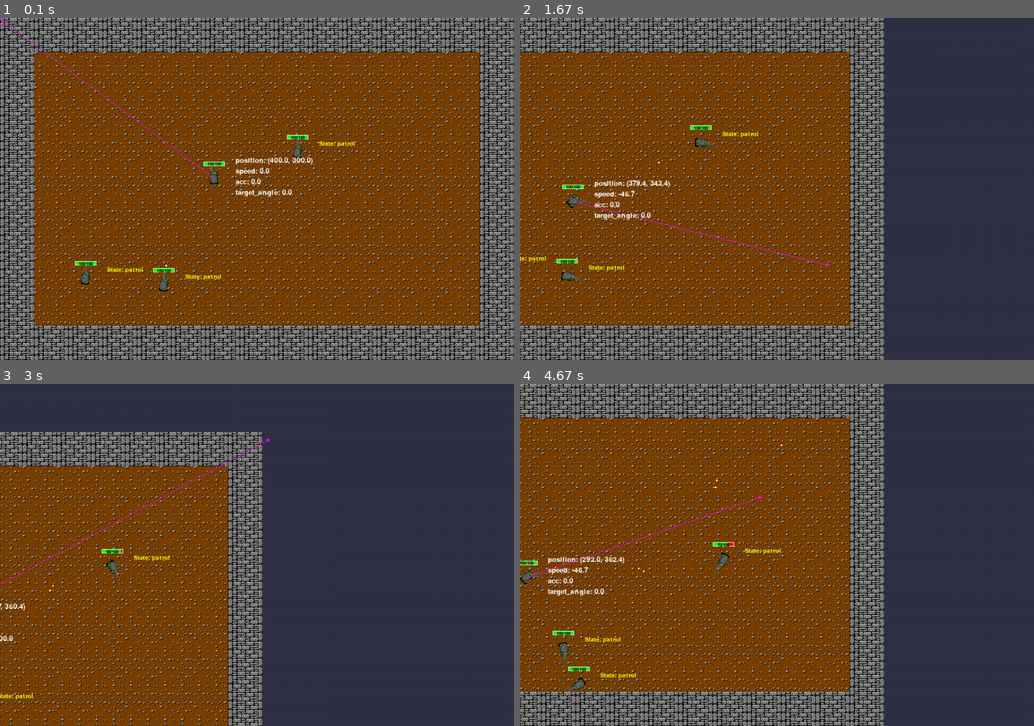
Above: before the commit, frames 1-4 (two rows, left to right).
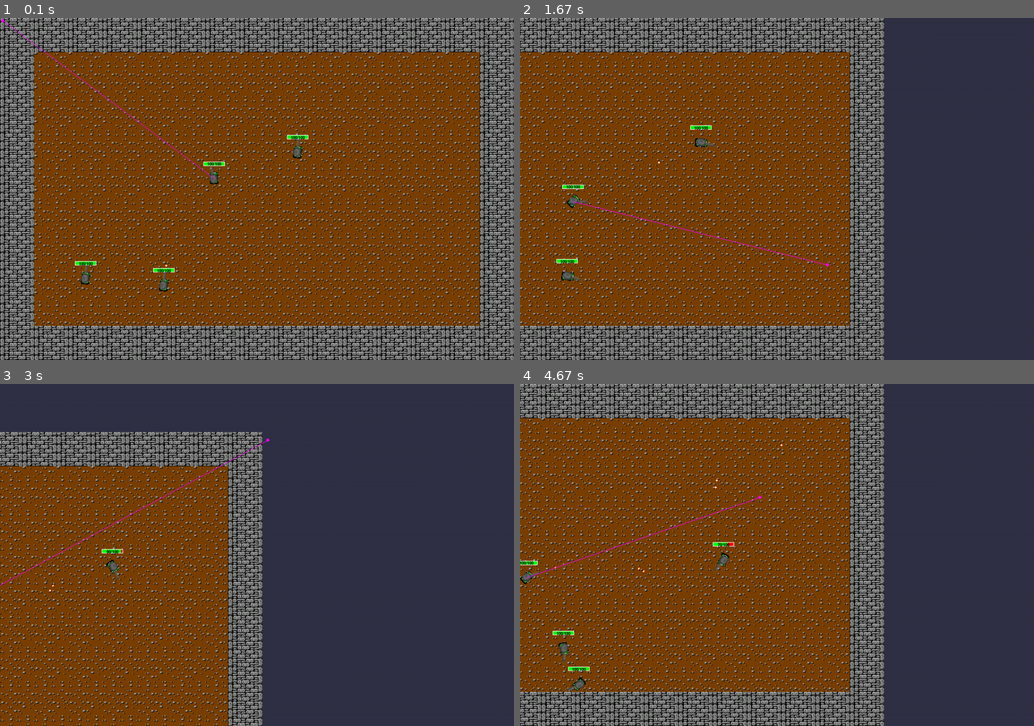
Above: after the commit, the same moments.

Repository: notwuyazui/Jackal
Game: pygame game, started from test.py
Two runs of this game, one before a commit and one after it. Both use one fixed random seed, a clock stepped at 60 frames per second and the inputs below.
Inputs (mouse positions are in pixels of both pictures, inside the frame that each line leads up to):
- Up to frame 1 (0.1 s): no input
- Up to frame 2 (1.67 s): hold S 0.33-0.8 s; hold Right 0.33-0.8 s; move the mouse to (756, 202) at 0.37 s; hold P 0.83-1.3 s; hold Right 0.83-1.3 s; hold D 0.83-1.3 s; move the mouse to (941, 178) at 0.87 s; click (828, 264) at 1.38 s
- Up to frame 3 (3 s): tap C at 1.67, 2.15 s; hold Right 2-2.47 s; hold D 2-2.47 s; tap Space at 2.07, 2.37, 2.57, 2.9 s; click (334, 435) at 2.08 s; hold Up 2.5-2.8 s; hold W 2.5-2.8 s; click (318, 585) at 2.58 s; hold Right from 2.83 s (still down); hold D from 2.83 s (still down); click (267, 438) at 2.92 s
- Up to frame 4 (4.67 s): tap Space at 3.2, 3.4, 3.7, 3.97, 4.3, 4.6 s; release Right at 3.3 s; release D at 3.3 s; hold Left 3.33-3.87 s; hold A 3.33-3.87 s; click (591, 544) at 3.42 s; tap C at 3.48 s; hold Down 3.9-4.2 s; hold S 3.9-4.2 s; click (782, 589) at 3.98 s; hold Left 4.23-4.63 s; hold A 4.23-4.63 s; click (761, 496) at 4.32 s

The runs differ from the first frame. In frame 1, 0.6% of the frame differs, in the area x 20-70%, y 36-77%; in frame 2, 0.6%; in frame 3, 0.2%; in frame 4, 0.6%, in the area x 5-51%, y 48-87%.

Commit message:
添加子弹管理器,修复一些错误

Diff:
--- a/Bullet/BaseBullet.py
+++ b/Bullet/BaseBullet.py
@@ -39,27 +39,25 @@
         self.image_path: Optional[str] = bullet_image_path
         self.image: Optional[pygame.Surface] = load_image(bullet_image_path) if bullet_image_path else None
 
-        # 尺寸和碰撞
         if size == (0.0, 0.0) and self.image:
             self.size: Tuple[float, float] = self.image.get_size()
         else:
             self.size = size
 
         # 弹道属性
-        self.max_lifetime: float = lifetime
+        self.max_lifetime: float = lifetime                                                 # 射程
         self.speed_rate: float = speed_rate
         self.damage_rate: float = damage_rate
-        self.penetration: List[float] = penetration if penetration else [1.0, 1.0, 1.0]
-
-        # 计算基础值
-        self.speed: float = BULLET_SPEED * self.speed_rate
-        self.base_damage: float = BULLET_DAMAGE * self.damage_rate
-
-        # 爆炸属性
-        self.is_explosive: bool = is_explosive
-        self.explosion_radius: float = explosion_radius
-        self.explosion_damage_rate: float = explosion_damage_rate
-        self.explosion_image_path: Optional[str] = explosion_image_path
+        self.penetration: List[float] = penetration if penetration else [1.0, 1.0, 1.0]     # 对不同护甲的伤害
+
+        self.speed: float = BULLET_SPEED * self.speed_rate                                  # 速度
+        self.base_damage: float = BULLET_DAMAGE * self.damage_rate                          # 基础伤害
+
+        # 爆炸
+        self.is_explosive: bool = is_explosive                                              # 是否为爆炸弹
+        self.explosion_radius: float = explosion_radius                                     # 爆炸半径
+        self.explosion_damage_rate: float = explosion_damage_rate                           # 爆炸伤害
+        self.explosion_image_path: Optional[str] = explosion_image_path                     # 爆炸效果图像路径
         self.explosion_image: Optional[pygame.Surface] = None
         if explosion_image_path:
             self.explosion_image = load_image(explosion_image_path)
@@ -116,14 +114,6 @@
     def update(self, delta_time: float, units: List[Any], obstacles: List[pygame.Rect]) -> bool:
         """
         更新子弹状态
-
-        Args:
-            delta_time: 时间增量
-            units: 所有单位列表
-            obstacles: 障碍物列表
-
-        Returns:
-            bool: 子弹是否仍然活跃
         """
         if not self.is_active:
             return False
@@ -138,15 +128,12 @@
             self.is_active = False
             return False
 
-        # 保存旧位置用于碰撞检测
         old_position = self.position
 
-        # 更新位置
         dx = self.velocity[0] * delta_time
         dy = self.velocity[1] * delta_time
         self.position = (self.position[0] + dx, self.position[1] + dy)
 
-        # 更新碰撞箱
         self._update_bounding_box()
 
         # 更新已飞行距离
@@ -274,12 +261,6 @@
     def apply_explosion_damage(self, units: List[Any]) -> Dict[int, float]:
         """
         应用爆炸伤害到范围内的单位
-
-        Args:
-            units: 所有单位列表
-
-        Returns:
-            Dict[int, float]: 单位ID到伤害值的映射
         """
         if not self.has_exploded or not self.is_explosive:
             return {}
@@ -288,29 +269,23 @@
         explosion_center = self.position
 
         for unit in units:
-            # 跳过无效单位
-            if not hasattr(unit, 'is_alive') or not unit.is_alive:
+            if not unit.is_alive:
                 continue
 
-            # 跳过友军（爆炸可能伤害友军，根据游戏设计决定）
-            if hasattr(unit, 'team') and unit.team == self.shooter_team:
+            if unit.team == self.shooter_team:
                 continue
 
             # 检查单位是否在爆炸范围内
-            if hasattr(unit, 'position'):
-                dx = unit.position[0] - explosion_center[0]
-                dy = unit.position[1] - explosion_center[1]
-                distance = math.sqrt(dx**2 + dy**2)
-
-                if distance <= self.explosion_radius:
-                    # 计算伤害（距离越近伤害越高）
-                    distance_factor = 1.0 - (distance / self.explosion_radius)
-                    damage = self.base_damage * self.explosion_damage_rate * distance_factor
-
-                    # 应用伤害
-                    if hasattr(unit, 'take_damage'):
-                        actual_damage = unit.take_damage(damage)
-                        damage_map[unit.id] = actual_damage
+            dx = unit.position[0] - explosion_center[0]
+            dy = unit.position[1] - explosion_center[1]
+            distance = math.sqrt(dx**2 + dy**2)
+
+            if distance <= self.explosion_radius:
+                distance_factor = 1.0 - (distance / self.explosion_radius)
+                damage = self.base_damage * self.explosion_damage_rate * distance_factor
+
+                actual_damage = unit.take_damage(damage)
+                damage_map[unit.id] = actual_damage
 
         return damage_map
 
@@ -333,7 +308,7 @@
                 surface.blit(self.image, image_rect)
 
         # 调试绘制：爆炸范围
-        if self.has_exploded and self.is_explosive and DEBUG_MODE:
+        if self.has_exploded and self.is_explosive and (DEBUG_MODE or DRAW_BULLET_EXPLOSION_RANGE):
             pygame.draw.circle(
                 surface,
                 (255, 100, 100, 128),  # 半透明红色
@@ -343,7 +318,7 @@
             )
 
         # 调试绘制：碰撞箱
-        if DEBUG_MODE and self.bounding_box:
+        if (DEBUG_MODE or DRAW_BULLET_BOUNDING_BOX) and self.bounding_box:
             debug_rect = pygame.Rect(
                 self.bounding_box.x - camera_offset[0],
                 self.bounding_box.y - camera_offset[1],
--- /dev/null
+++ b/Bullet/BulletManager.py
@@ -0,0 +1,52 @@
+"""子弹管理器，负责管理所有子弹的更新和绘制"""
+from Unit.Tank.Tank import *
+from Map.Map import *
+from GameMode import *
+from Bullet.NormalShell.NormalShell import *
+from Unit.EnemyAI import *
+
+class BulletManager:
+
+    def __init__(self):
+        self.bullets = []  # 存储所有活跃的子弹
+        self.to_remove = []  # 存储待移除的子弹
+
+    def add_bullet(self, bullet):
+        if bullet:
+            self.bullets.append(bullet)
+            if BULLET_INFO_TEXT or DEBUG_MODE:
+                print(f"子弹发射: ID={bullet.id}, 位置={bullet.position}")
+
+    def update(self, delta_time, units, obstacles):
+        self.to_remove.clear()
+
+        for bullet in self.bullets:
+            # 更新子弹状态
+            if not bullet.update(delta_time, units, obstacles):
+                # 子弹不再活跃，标记为待移除
+                if bullet in self.bullets and bullet not in self.to_remove:
+                    self.to_remove.append(bullet)
+
+            # 如果子弹爆炸了，应用爆炸伤害
+            if bullet.has_exploded and bullet.is_explosive:
+                bullet.apply_explosion_damage(units)
+
+        # 移除不再活跃的子弹
+        for bullet in self.to_remove:
+            if bullet in self.bullets:
+                self.bullets.remove(bullet)
+                if BULLET_INFO_TEXT or DEBUG_MODE:
+                    print(f"子弹移除: ID={bullet.id}")
+
+    def draw(self, surface, camera_offset):
+        """绘制所有子弹"""
+        for bullet in self.bullets:
+            bullet.draw(surface, camera_offset)
+
+    def get_active_count(self):
+        """获取活跃子弹数量"""
+        return len([b for b in self.bullets if b.is_active])
+
+    def clear(self):
+        """清空所有子弹"""
+        self.bullets.clear()
--- a/Bullet/NormalShell/NormalShell.py
+++ b/Bullet/NormalShell/NormalShell.py
@@ -1,10 +1,8 @@
 '''
     普通炮弹
 '''
-
-import pygame
 from Bullet.BaseBullet import BaseBullet
-from typing import List, Tuple, Optional, Dict, Any
+from typing import Tuple
 from Parameter import *
 
 class NormalShell(BaseBullet):
@@ -17,11 +15,11 @@
 
         # 普通炮弹属性
         bullet_image_path = "Bullet/NormalShell/normalshell.png"
-        size = (8, 8)  # 小尺寸
-        lifetime = 2.0  # 2秒生命期
-        speed_rate = 1.0  # 基础速度
-        damage_rate = 1.0  # 基础伤害
-        penetration = [1.2, 1.0, 0.8]  # 对轻甲120%，中甲100%，重甲80%
+        size = (8, 8)
+        lifetime = 2.0
+        speed_rate = 1.0
+        damage_rate = 1.0
+        penetration = [1.2, 1.0, 0.8]
 
         super().__init__(
             projectile_id=projectile_id,
--- a/Bullet/RocketShell/RocketShell.py
+++ b/Bullet/RocketShell/RocketShell.py
@@ -15,19 +15,18 @@
                  position: Tuple[float, float] = (0.0, 0.0),
                  velocity_direction: Tuple[float, float] = (1.0, 0.0)):
 
-        # 火箭弹属性
-        bullet_image_path = None  # 可以使用默认图像或指定路径
-        size = (12, 12)  # 稍大尺寸
-        lifetime = 1.5  # 1.5秒生命期
-        speed_rate = 0.8  # 速度稍慢
-        damage_rate = 1.5  # 基础伤害更高
-        penetration = [0.8, 1.0, 1.2]  # 对重甲效果更好
+        bullet_image_path = None
+        size = (12, 12)
+        lifetime = 1.5
+        speed_rate = 0.8
+        damage_rate = 1.5
+        penetration = [0.8, 1.0, 1.2]
 
         # 爆炸属性
         is_explosive = True
-        explosion_radius = 60.0  # 爆炸半径
-        explosion_damage_rate = 0.8  # 爆炸伤害系数
-        explosion_image_path = None  # 可以指定爆炸效果图像路径
+        explosion_radius = 60.0
+        explosion_damage_rate = 0.8
+        explosion_image_path = None
 
         super().__init__(
             projectile_id=projectile_id,
--- a/GameMode.py
+++ b/GameMode.py
@@ -6,9 +6,11 @@
 
 DRAW_HEALTH_BAR = True              # 绘制坦克血条
 DRAW_MOUSE_TARGET_LINE = True       # 绘制鼠标瞄准线
-DRAW_STATUS_MESSAGE = True          # 绘制单位状态信息
-DRAW_ENEMY_STATE_MESSAGE = True     # 绘制敌方坦克状态信息
+DRAW_STATUS_MESSAGE = False         # 绘制单位状态信息
+DRAW_ENEMY_STATE_MESSAGE = False    # 绘制敌方坦克状态信息
 DRAW_ENEMY_SEE_LINE = False         # 绘制敌方坦克视野线
+DRAW_BULLET_EXPLOSION_RANGE = False # 绘制子弹爆炸范围
+DRAW_BULLET_BOUNDING_BOX = False    # 绘制子弹碰撞箱
 
 BULLET_INFO_TEXT = False            # 增加子弹发射和移除时的文本提示
 ENEMY_STATE_TEXT = False            # 增加敌方坦克状态信息文本提示
--- a/Map/saved/test_map.txt
+++ b/Map/saved/test_map.txt
@@ -1,12 +1,12 @@
 xxxxxxxxxxxxxxxxxxx
+xoooooooooooooooxox
+xoooooooooooooooxox
+xooooooooooooooooox
 xoooooooooooooooxxx
-xooxxxxxxxxxxoooxxx
-xooxxxoooxxoooooxxx
-xoooooooooooooooxxx
-xooxxxxxxxxxxoooxxx
+xooxooxoooooooooxxx
 xooooxoooxxoooooxxx
 xxxoooooooooooooxxx
-xooxxxxxxxxxxoooxxx
-xooxxxoooxxoooooxxx
+xooooxoooooxxoooxxx
+xooooxooooxoooooxxx
 xoooooooooooooooxxx
 xxxxxxxxxxxxxxxxxxx
--- a/Parameter.py
+++ b/Parameter.py
@@ -19,8 +19,8 @@
 BULLET_SPEED = 500.0        # 子弹的基础速度
 BULLET_DAMAGE = 10          # 子弹的基础伤害
 
-UNIT_DIAGONAL_SPEED = UNIT_SPEED / np.sqrt(2)       # 单位对角线速度
-BULLET_DIAGONAL_SPEED = BULLET_SPEED / np.sqrt(2)   # 子弹对角线速度
+# UNIT_DIAGONAL_SPEED = UNIT_SPEED / np.sqrt(2)       # 单位对角线速度
+# BULLET_DIAGONAL_SPEED = BULLET_SPEED / np.sqrt(2)   # 子弹对角线速度
 
 
 class ArmorType(enum.Enum):     # 单位护甲类型
--- a/Unit/Tank/Tank.py
+++ b/Unit/Tank/Tank.py
@@ -44,3 +44,8 @@
     tank = Tank(unit_id, unit_team)
     tank.position = position
     return tank
+
+def create_enemy_tank(unit_id, position=(0, 0)):
+    enemy = Tank(unit_id, Team.ENEMY)
+    enemy.position = position
+    return enemy
--- a/test_tank2.py
+++ b/test.py
@@ -6,7 +6,8 @@
 from Unit.Tank.Tank import *
 from Map.Map import *
 from GameMode import *
-from Bullet.NormalShell.NormalShell import NormalShell  # 导入普通炮弹
+from Bullet.NormalShell.NormalShell import *
+from Bullet.BulletManager import *
 from Unit.EnemyAI import *
 
 def draw_debug_info(surface, tank, camera_offset, mouse_pos):
@@ -58,69 +59,16 @@
                                             tank.position[1] - camera_offset[1]),
                                         1)
 
-class BulletManager:
-    """子弹管理器，负责管理所有子弹的更新和绘制"""
-
-    def __init__(self):
-        self.bullets = []  # 存储所有活跃的子弹
-        self.to_remove = []  # 存储待移除的子弹
-
-    def add_bullet(self, bullet):
-        """添加新子弹"""
-        if bullet:
-            self.bullets.append(bullet)
-            if BULLET_INFO_TEXT or DEBUG_MODE:
-                print(f"子弹发射: ID={bullet.id}, 位置={bullet.position}")
-
-    def update(self, delta_time, units, obstacles):
-        """更新所有子弹"""
-        self.to_remove.clear()
-
-        for bullet in self.bullets:
-            # 更新子弹状态
-            if not bullet.update(delta_time, units, obstacles):
-                # 子弹不再活跃，标记为待移除
-                if bullet in self.bullets and bullet not in self.to_remove:
-                    self.to_remove.append(bullet)
-
-            # 如果子弹爆炸了，应用爆炸伤害
-            if bullet.has_exploded and bullet.is_explosive:
-                bullet.apply_explosion_damage(units)
-
-        # 移除不再活跃的子弹
-        for bullet in self.to_remove:
-            if bullet in self.bullets:
-                self.bullets.remove(bullet)
-                if BULLET_INFO_TEXT or DEBUG_MODE:
-                    print(f"子弹移除: ID={bullet.id}")
-
-    def draw(self, surface, camera_offset):
-        """绘制所有子弹"""
-        for bullet in self.bullets:
-            bullet.draw(surface, camera_offset)
-
-    def get_active_count(self):
-        """获取活跃子弹数量"""
-        return len([b for b in self.bullets if b.is_active])
-
-    def clear(self):
-        """清空所有子弹"""
-        self.bullets.clear()
-
-
-
-def create_enemy_tank(unit_id, position=(0, 0)):
-    """创建敌方坦克"""
-    enemy = Tank(unit_id, Team.ENEMY)
-    enemy.position = position
-    return enemy
+
+
+
 
 if __name__ == "__main__":
     pygame.init()
 
     screen_width, screen_height = 960, 640
     screen = pygame.display.set_mode((screen_width, screen_height))
-    pygame.display.set_caption("坦克对战测试 - 敌方AI攻击")
+    pygame.display.set_caption("test")
     clock = pygame.time.Clock()
 
     # 字体设置
@@ -141,27 +89,19 @@
     if font is None:
         font = pygame.font.Font(None, 24)  # 使用默认字体
 
-    # 创建地图
-    game_map = create_border_map(width=15, height=10)
-
-    # 创建玩家坦克
+    game_map = create_border_map()
     tank = create_tank(1, Team.PLAYER, position=(400, 300))
-
-    # 创建子弹管理器
     bullet_manager = BulletManager()
-
-    # 创建敌方坦克和AI控制器
     enemies = []
     enemy_ais = []
 
     for i in range(3):
-        # 为每个敌人随机生成位置，确保不重叠
+        # 为每个敌人随机生成位置
         enemy_x = random.randint(100, 700)
         enemy_y = random.randint(100, 500)
         enemy = create_enemy_tank(100 + i, position=(enemy_x, enemy_y))
         enemies.append(enemy)
 
-        # 为每个敌人创建AI控制器
         ai = EnemyAI(enemy, tank, bullet_manager, game_map.obstacles)
         enemy_ais.append(ai)
 
@@ -218,7 +158,7 @@
                 elif event.key == pygame.K_F1:
                     debug_mode = not debug_mode
                 elif event.key == pygame.K_p:
-                    tank.save()
+                    game_map.save()
                 elif event.key == pygame.K_SPACE:
                     # 空格键发射子弹（备用）
                     bullet = tank.fire(NormalShell)
@@ -266,9 +206,8 @@
         if keys[pygame.K_DOWN]:
             camera_offset[1] += camera_speed
 
-        # 鼠标左键发射子弹（有冷却时间）
+        # 鼠标左键发射子弹
         if mouse_left_pressed and fire_cooldown <= 0:
-            # 发射子弹
             bullet = tank.fire(NormalShell)
             if bullet:
                 bullet_manager.add_bullet(bullet)
@@ -284,37 +223,24 @@
         mouse_pos = pygame.mouse.get_pos()
         tank.set_turret_target_to_mouse(mouse_pos, camera_offset)
 
-        # 更新玩家坦克
+        # 更新坦克、子弹
         tank.update(delta_time, game_map.obstacles)
-
-        # 更新敌方坦克AI
         for ai in enemy_ais:
             ai.update(delta_time)
-
-        # 更新所有子弹
         all_units = [tank] + enemies
         bullet_manager.update(delta_time, all_units, game_map.obstacles)
 
-        # 绘制
+        # 绘制地图、单位和子弹
         screen.fill((50, 50, 70))
-
-        # 绘制地图
         game_map.draw(screen, camera_offset)
-
-        # 绘制所有单位
         for enemy in enemies:
             if enemy.is_alive:
                 enemy.draw(screen, camera_offset)
         tank.draw(screen, camera_offset)
-
-        # 绘制所有子弹
         bullet_manager.draw(screen, camera_offset)
 
-        # 在调试模式下绘制视线和状态
         if True:
             draw_debug_info(screen, tank, camera_offset, mouse_pos)
-
-
 
         # 显示游戏状态
         if not tank.is_alive:
--- a/test_map.py
+++ /dev/null
@@ -1,67 +0,0 @@
-from Unit.Tank.Tank import *
-from Map.Map import *
-
-pygame.init()
-clock = pygame.time.Clock()
-screen = pygame.display.set_mode((800, 600))
-
-map_data = [
-    "oooxxxoooxxoo",
-    "ooooooooooooo",
-    "oooxxxxxxxxxx",
-    "oooxxxoooxxoo",
-    "xxxoooooooooo",
-    "oooxxxxxxxxxx",
-    "oooxxxoooxxoo",
-    "ooooooooooooo",
-    "oooxxxxxxxxxx",
-    "oooxxxoooxxoo",
-    "ooooooooooooo",
-    "oooxxxxxxxxxx"
-]
-game_map = GameMap(map_data, tile_size=64)
-game_map.draw(screen)
-
-running = True
-camera_x, camera_y = 0, 0
-move_speed = 5
-
-while running:
-    for event in pygame.event.get():
-        if event.type == pygame.QUIT:
-            running = False
-        elif event.type == pygame.KEYDOWN:
-            if event.key == pygame.K_ESCAPE:
-                running = False
-            elif event.key == pygame.K_s:
-                # 保存地图
-                game_map.save()
-            elif event.key == pygame.K_d:
-                # 切换调试显示
-                game_map.debug_draw = not getattr(game_map, 'debug_draw', False)
-
-    # 相机移动（用箭头键）
-    keys = pygame.key.get_pressed()
-    if keys[pygame.K_LEFT]:
-        camera_x -= move_speed
-    if keys[pygame.K_RIGHT]:
-        camera_x += move_speed
-    if keys[pygame.K_UP]:
-        camera_y -= move_speed
-    if keys[pygame.K_DOWN]:
-        camera_y += move_speed
-
-    # 绘制
-    screen.fill((50, 50, 50))  # 灰色背景
-    game_map.draw(screen, (camera_x, camera_y))
-
-    # 绘制信息
-    font = pygame.font.Font(None, 24)
-    info_text = f"相机位置: ({camera_x}, {camera_y}) | 箭头键移动相机 | S保存地图 | D切换调试"
-    text_surface = font.render(info_text, True, (255, 255, 255))
-    screen.blit(text_surface, (10, 10))
-
-    pygame.display.flip()
-    clock.tick(60)
-
-pygame.quit()
--- a/test_tank.py
+++ /dev/null
@@ -1,154 +0,0 @@
-import pygame
-import math
-import sys
-import os
-from Unit.Tank.Tank import *
-from Map.Map import *
-from GameMode import *
-
-def draw_debug_info(surface, tank, camera_offset, mouse_pos):
-    debug_font = pygame.font.Font(None, 20)
-
-    # 坦克中心点
-    screen_x = tank.position[0] - camera_offset[0]
-    screen_y = tank.position[1] - camera_offset[1]
-
-    # 鼠标目标线
-    world_mouse_x = mouse_pos[0] + camera_offset[0]
-    world_mouse_y = mouse_pos[1] + camera_offset[1]
-    screen_mouse_x = world_mouse_x - camera_offset[0]
-    screen_mouse_y = world_mouse_y - camera_offset[1]
-    if DRAW_MOUSE_TARGET_LINE or DEBUG_MODE:
-        pygame.draw.line(surface, (255, 0, 255), (screen_x, screen_y), (screen_mouse_x, screen_mouse_y), 1)
-        pygame.draw.circle(surface, (255, 0, 255), (int(screen_mouse_x), int(screen_mouse_y)), 3)
-
-    if DRAW_STATUS_MESSAGE or DEBUG_MODE:
-        debug_text = [
-            f"position: ({tank.position[0]:.1f}, {tank.position[1]:.1f})",
-            f"speed: {tank.speed:.1f}",
-            f"acc: {tank.acceleration:.1f}",
-            f"target_angle: {tank.angular_speed:.1f}",
-        ]
-        for i, text in enumerate(debug_text):
-            text_surface = debug_font.render(text, True, (255, 255, 255))
-            surface.blit(text_surface, (screen_x + 40, screen_y - 40 + i * 20))
-
-if __name__ == "__main__":
-    pygame.init()
-
-    screen_width, screen_height = 960, 640
-    screen = pygame.display.set_mode((screen_width, screen_height))
-    clock = pygame.time.Clock()
-
-    font_paths = [
-        "C:/Windows/Fonts/simhei.ttf",  # 黑体
-        "C:/Windows/Fonts/simsun.ttc",  # 宋体
-        "C:/Windows/Fonts/msyh.ttc",    # 微软雅黑
-    ]
-
-    font = None
-    for path in font_paths:
-        try:
-            font = pygame.font.Font(path, 24)
-            break
-        except:
-            continue
-
-    # map_data = [
-    #     "xxxxxxxxxxxxxxxxxxx",
-    #     "xoooooooooooooooxxx",
-    #     "xooxxxxxxxxxxoooxxx",
-    #     "xooxxxoooxxoooooxxx",
-    #     "xoooooooooooooooxxx",
-    #     "xooxxxxxxxxxxoooxxx",
-    #     "xooooxoooxxoooooxxx",
-    #     "xxxoooooooooooooxxx",
-    #     "xooxxxxxxxxxxoooxxx",
-    #     "xooxxxoooxxoooooxxx",
-    #     "xoooooooooooooooxxx",
-    #     "xxxxxxxxxxxxxxxxxxx"
-    # ]
-
-    # game_map = GameMap(map_data, tile_size=64)
-    game_map = create_random_map()
-
-    tank = create_tank(1, Team.PLAYER, position=(400, 300))
-
-    # 相机偏移
-    camera_offset = [0, 0]
-    camera_speed = 5
-
-    # 控制状态
-    moving_forward = False
-    moving_backward = False
-    turning_left = False
-    turning_right = False
-
-    debug_mode = DEBUG_MODE
-
-    running = True
-    while running:
-        delta_time = clock.tick(60) / 1000.0
-
-        for event in pygame.event.get():
-            if event.type == pygame.QUIT:
-                running = False
-
-            elif event.type == pygame.KEYDOWN:
-                if event.key == pygame.K_ESCAPE:
-                    running = False
-                elif event.key == pygame.K_w:
-                    moving_forward = True
-                elif event.key == pygame.K_s:
-                    moving_backward = True
-                elif event.key == pygame.K_a:
-                    turning_left = True
-                elif event.key == pygame.K_d:
-                    turning_right = True
-                elif event.key == pygame.K_F1:
-                    debug_mode = not debug_mode
-                elif keys[pygame.K_p]:
-                    tank.save()
-
-            elif event.type == pygame.KEYUP:
-                if event.key == pygame.K_w:
-                    moving_forward = False
-                elif event.key == pygame.K_s:
-                    moving_backward = False
-                elif event.key == pygame.K_a:
-                    turning_left = False
-                elif event.key == pygame.K_d:
-                    turning_right = False
-
-        # 处理相机移动
-        keys = pygame.key.get_pressed()
-        if keys[pygame.K_LEFT]:
-            camera_offset[0] -= camera_speed
-        if keys[pygame.K_RIGHT]:
-            camera_offset[0] += camera_speed
-        if keys[pygame.K_UP]:
-            camera_offset[1] -= camera_speed
-        if keys[pygame.K_DOWN]:
-            camera_offset[1] += camera_speed
-
-        # 坦克的状态更新
-        tank.set_movement(forward=moving_forward, backward=moving_backward)
-        tank.set_turning(left=turning_left, right=turning_right)
-
-        # 炮塔指向鼠标
-        mouse_pos = pygame.mouse.get_pos()
-        tank.set_turret_target_to_mouse(mouse_pos, camera_offset)
-
-        tank.update(delta_time, game_map.obstacles)
-
-        screen.fill((50, 50, 70))
-
-        game_map.draw(screen, camera_offset)
-        tank.draw(screen, camera_offset)
-
-        draw_debug_info(screen, tank, camera_offset, mouse_pos)
-
-        pygame.display.flip()
-
-    pygame.quit()
-    sys.exit()
--- a/utils.py
+++ b/utils.py
@@ -59,17 +59,14 @@
         self.methods = {}
 
     def __call__(self, func):
-        """用作装饰器"""
         self.methods[func.__name__] = func
         func._group = self.group_name
         return func
 
     def get_method_names(self):
-        """获取组内所有方法名"""
         return list(self.methods.keys())
 
     def execute_all(self, instance):
-        """执行组内所有方法"""
         results = {}
         for name, method in self.methods.items():
             bound_method = getattr(instance, name, None)
